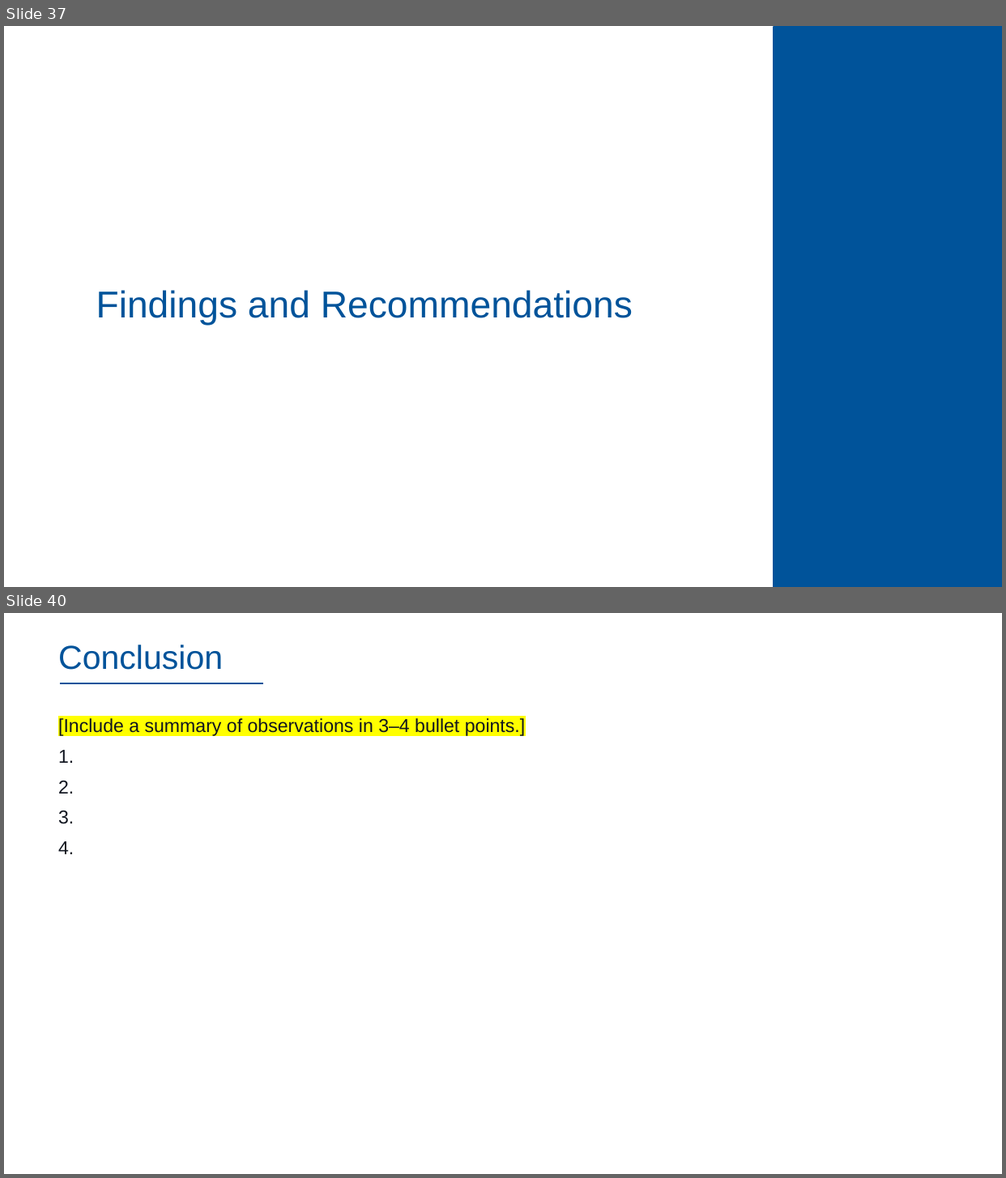
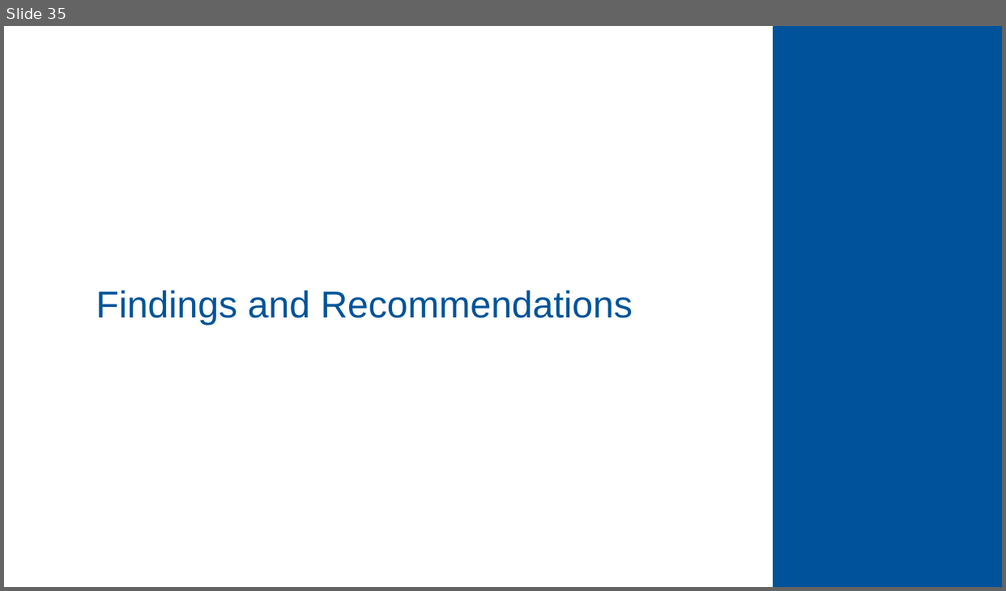
Before and after one commit to dennislamcv1/IBMSSA, a slide deck: Systems and Solutions Architect Capstone Project/Final Project.pptx. Shown one above the other, each under a label of ours: slides 37 and 40 before the commit, slide 35 after it; the slides between them are not shown. The pictures are 1006x1178 and 1006x591 pixels, drawn with LibreOffice and Linux fonts; fonts in the diff are those of the drawing; background and template pictures are left out. Boxes give left, top, right and bottom in pixels: in the first picture for what was removed or moved away, otherwise in the second. Text is boxed around its words. In the diff, an @@ line names an element or a change of style, - is before the commit and + after.

```diff
--- a/Systems and Solutions Architect Capstone Project/Final Project.pptx
+++ b/Systems and Solutions Architect Capstone Project/Final Project.pptx
@@ slide 40 removed at (x1=4, y1=613, x2=1002, y2=1174), background #FFFFFF @@
@@ title removed at (x1=58, y1=645, x2=223, y2=670) @@
-Conclusion
@@ line removed from (60, 683) to (263, 683) @@
@@ text removed at (x1=58, y1=718, x2=525, y2=854) @@
-[Include a summary of observations in 3–4 bullet points.]
-1.
-2.
-3.
-4.
@@ what was slide 37 is now slide 35 @@
```
Also in this commit, not shown: 9 slides changed, 3 slides added, 4 other slides removed, 11 other files.
